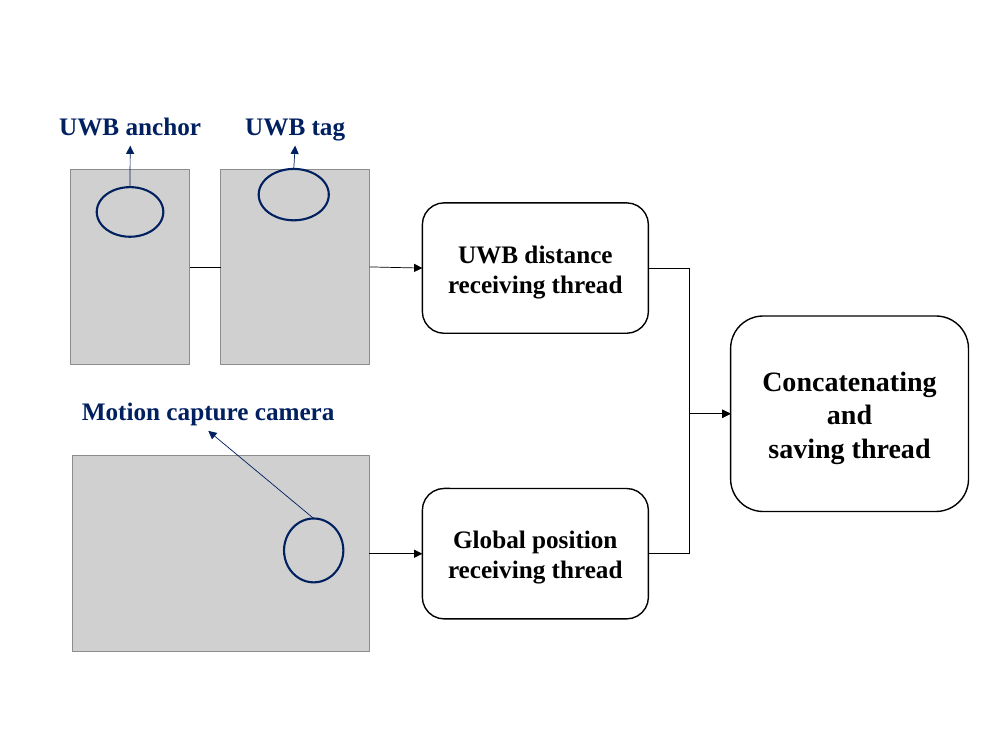
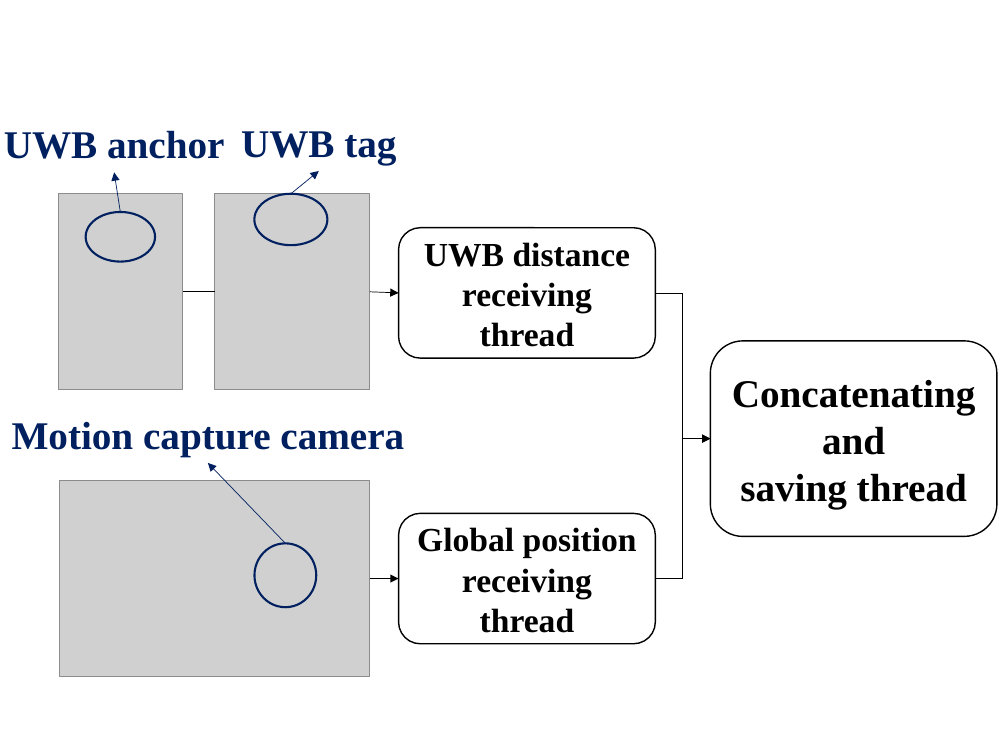
Before and after one commit to LimHyungTae/RONet_paper, a slide deck: slide 1 of changgyu_참고자료/dataprocess.pptx. Drawn at 1008x756 pixels with LibreOffice and Linux fonts; fonts in the diff are those of the drawing; grey boxes stand for pictures. Boxes give left, top, right and bottom in pixels: in the first picture for what was removed or moved away, otherwise in the second. Text is boxed around its words. In the diff, an @@ line names an element or a change of style, - is before the commit and + after.

```diff
--- a/changgyu_참고자료/dataprocess.pptx
+++ b/changgyu_참고자료/dataprocess.pptx
@@ text "UWB anchor": place and size @@
-text "UWB anchor" at (59, 117, 202, 136)
+text "UWB anchor" at (4, 130, 224, 159)
@@ text "UWB tag": place and size @@
-text "UWB tag" at (245, 118, 346, 141)
+text "UWB tag" at (241, 131, 396, 165)
@@ arrow moved from (130, 187) - (130, 146) to (120, 212) - (114, 172) @@
@@ arrow moved from (293, 169) - (295, 146) to (291, 194) - (319, 171) @@
@@ picture: place and size @@
-picture at (71, 169, 190, 365)
+picture at (58, 194, 182, 389)
@@ picture: place and size @@
-picture at (221, 169, 370, 365)
+picture at (215, 194, 370, 389)
@@ ellipse: place and size @@
-ellipse at (259, 169, 330, 221)
+ellipse at (254, 194, 327, 245)
@@ ellipse: place and size @@
-ellipse at (97, 187, 163, 237)
+ellipse at (86, 212, 155, 261)
@@ rounded rectangle "UWB distance receiving thread" at (398, 228, 655, 358): size 18 to 24 pt @@
@@ rounded rectangle "UWB distance receiving thread": place and size @@
-rounded rectangle "UWB distance receiving thread" at (422, 203, 648, 333)
+rounded rectangle "UWB distance receiving thread" at (398, 228, 655, 358)
@@ line moved from (190, 267) - (221, 267) to (182, 291) - (215, 291) @@
@@ arrow moved from (370, 267) - (422, 268) to (370, 291) - (398, 293) @@
@@ elbow arrow moved from (648, 268) - (731, 414) to (655, 293) - (711, 438) @@
@@ rounded rectangle "Concatenating": place and size @@
-rounded rectangle "Concatenating" at (731, 317, 969, 512)
+rounded rectangle "Concatenating" at (711, 341, 997, 536)
@@ rounded rectangle "Concatenating" at (711, 341, 997, 536): size 20 to 28 pt @@
@@ size 18 to 28 pt in 3 elements at (241, 131, 396, 165), (4, 130, 224, 159), (12, 422, 404, 456) @@
@@ text "Motion capture camera": place and size @@
-text "Motion capture camera" at (82, 402, 335, 426)
+text "Motion capture camera" at (12, 422, 404, 456)
@@ elbow arrow moved from (648, 553) - (731, 414) to (655, 579) - (711, 438) @@
@@ arrow moved from (313, 518) - (209, 430) to (285, 543) - (208, 463) @@
@@ picture: place and size @@
-picture at (72, 456, 369, 651)
+picture at (59, 481, 369, 676)
@@ rounded rectangle "Global position receiving thread": place and size @@
-rounded rectangle "Global position receiving thread" at (422, 489, 648, 619)
+rounded rectangle "Global position receiving thread" at (398, 513, 655, 643)
@@ rounded rectangle "Global position receiving thread" at (398, 513, 655, 643): size 18 to 24 pt @@
@@ ellipse: place and size @@
-ellipse at (284, 518, 344, 582)
+ellipse at (254, 543, 316, 607)
@@ arrow moved from (370, 553) - (422, 553) to (370, 579) - (398, 579) @@
```
Also in this commit, not shown: 2 other files.
